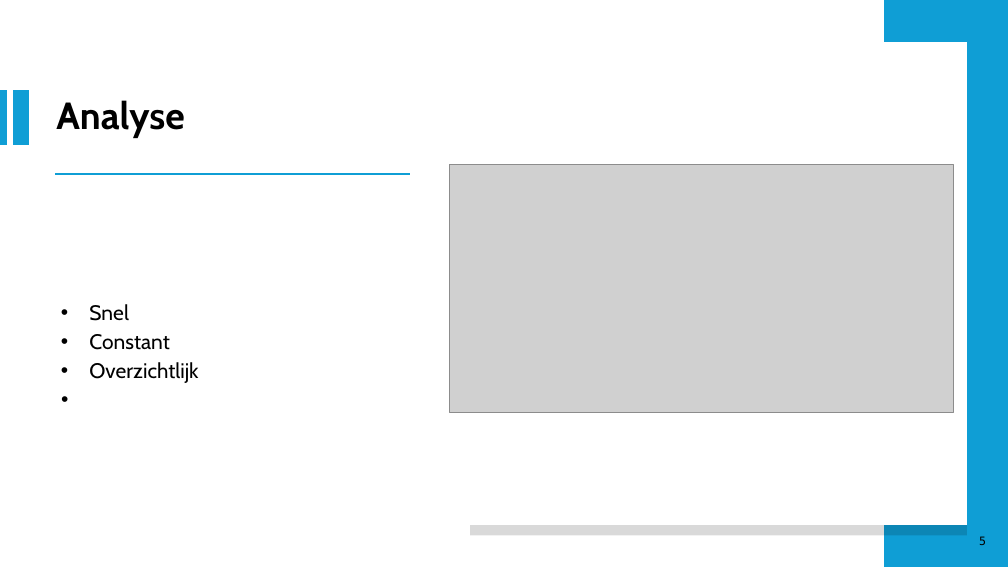
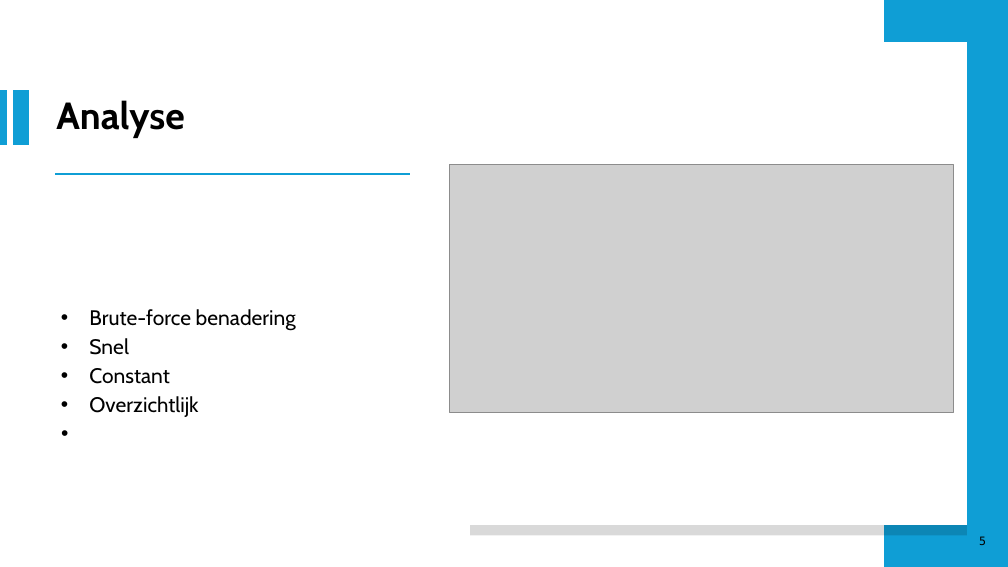
Before and after one commit to RobbeDeW/Mastermind, a slide deck: slide 5 of Presentatie/Mastermind.odp. Drawn at 1008x567 pixels with LibreOffice and Linux fonts; fonts in the diff are those of the drawing; grey boxes stand for pictures. Boxes give left, top, right and bottom in pixels: in the first picture for what was removed or moved away, otherwise in the second. Text is boxed around its words. In the diff, an @@ line names an element or a change of style, - is before the commit and + after.

Commit message:
pwp

```diff
--- a/Presentatie/Mastermind.odp
+++ b/Presentatie/Mastermind.odp
@@ text at (89,309,296,331): paragraph added @@
+• Brute-force benadering
```
